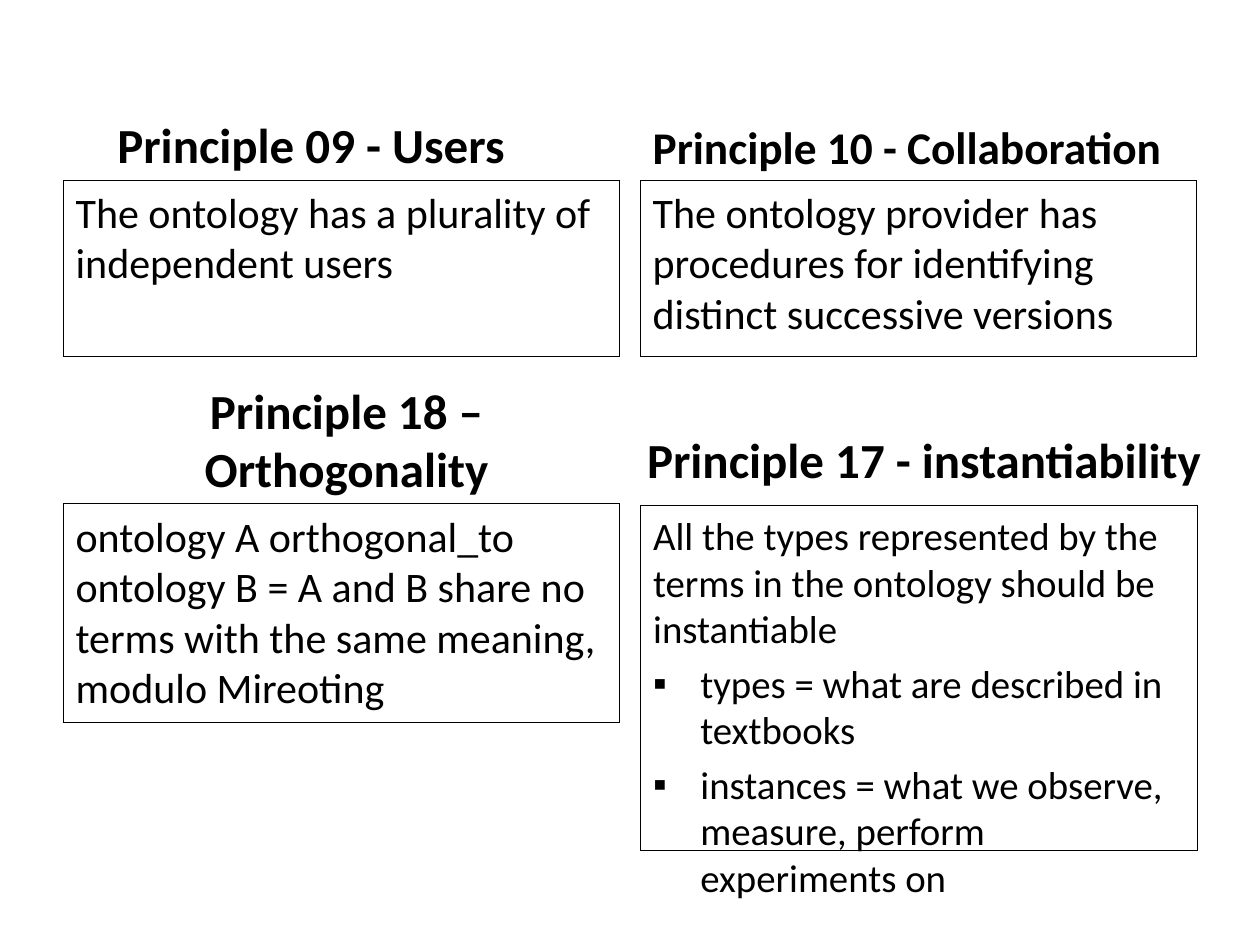
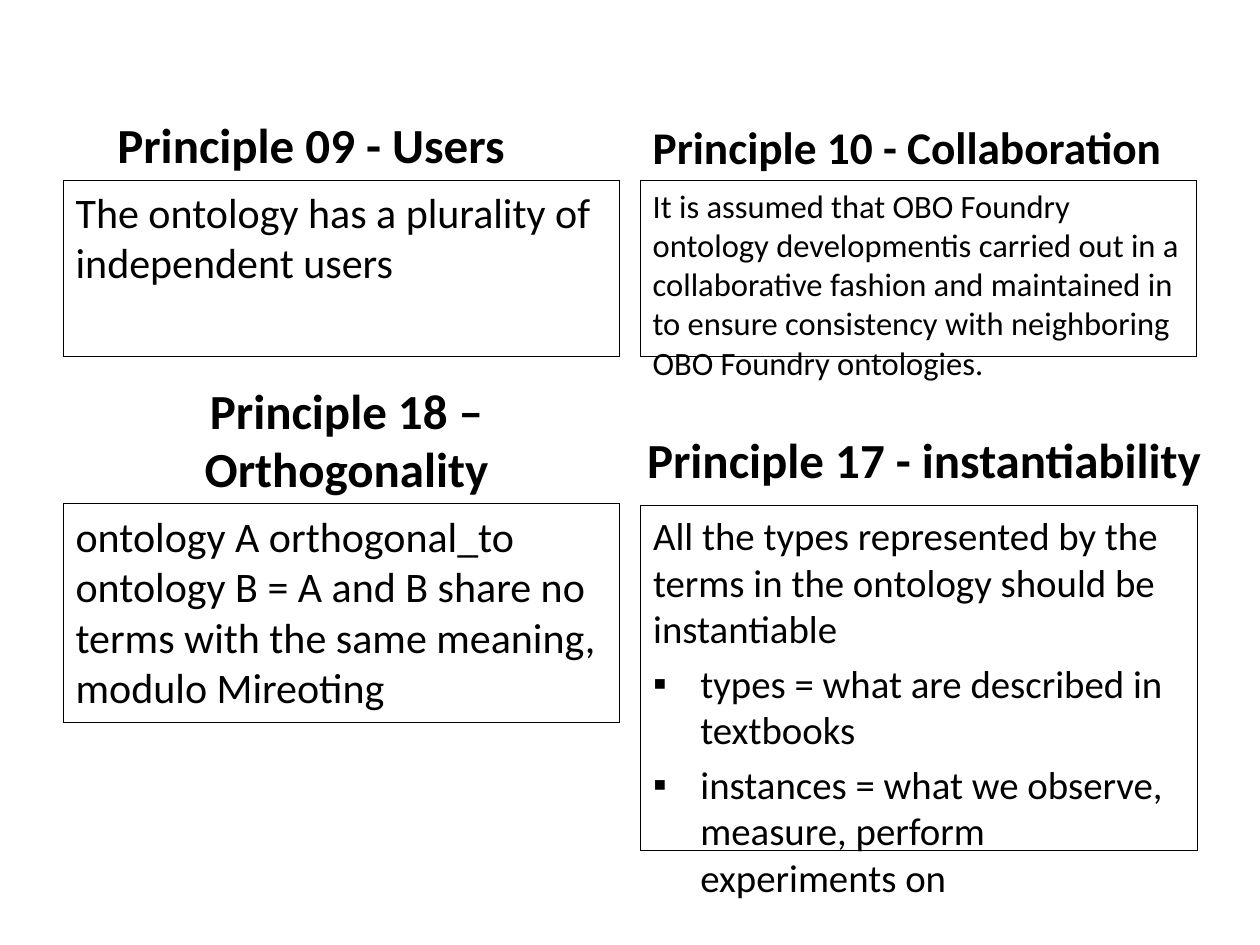
Before and after one commit to NESCent/ontologies-in-evobio-course-2013, a slide deck: slide 8 of material_for_course/mon/BestPractices.pptx. Drawn at 1260x945 pixels with LibreOffice and Linux fonts; fonts in the diff are those of the drawing. Boxes give left, top, right and bottom in pixels: in the first picture for what was removed or moved away, otherwise in the second. Text is boxed around its words. In the diff, an @@ line names an element or a change of style, - is before the commit and + after.

```diff
--- a/material_for_course/mon/BestPractices.pptx
+++ b/material_for_course/mon/BestPractices.pptx
@@ text at (653,195,1179,381): text changed; size 24 to 18.6 pt @@
-The ontology provider has procedures for identifying distinct successive versions
+It is assumed that OBO Foundry ontology developmentis carried out in a collaborative fashion and maintained in to ensure consistency with neighboring OBO Foundry ontologies.
```
Also in this commit, not shown: 1 other slide changed.
